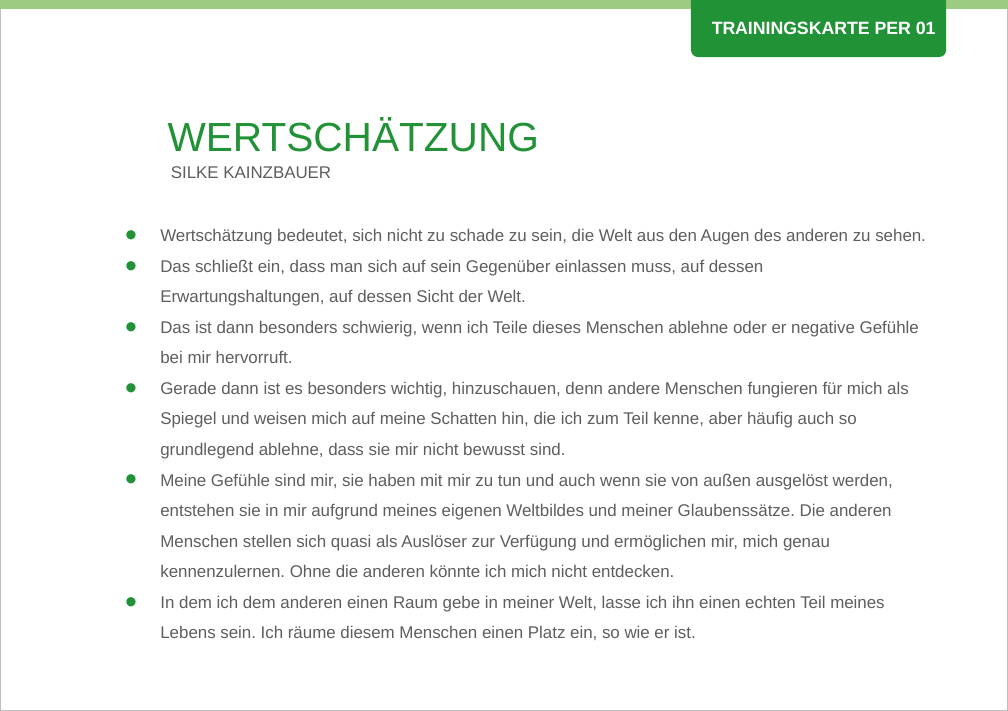
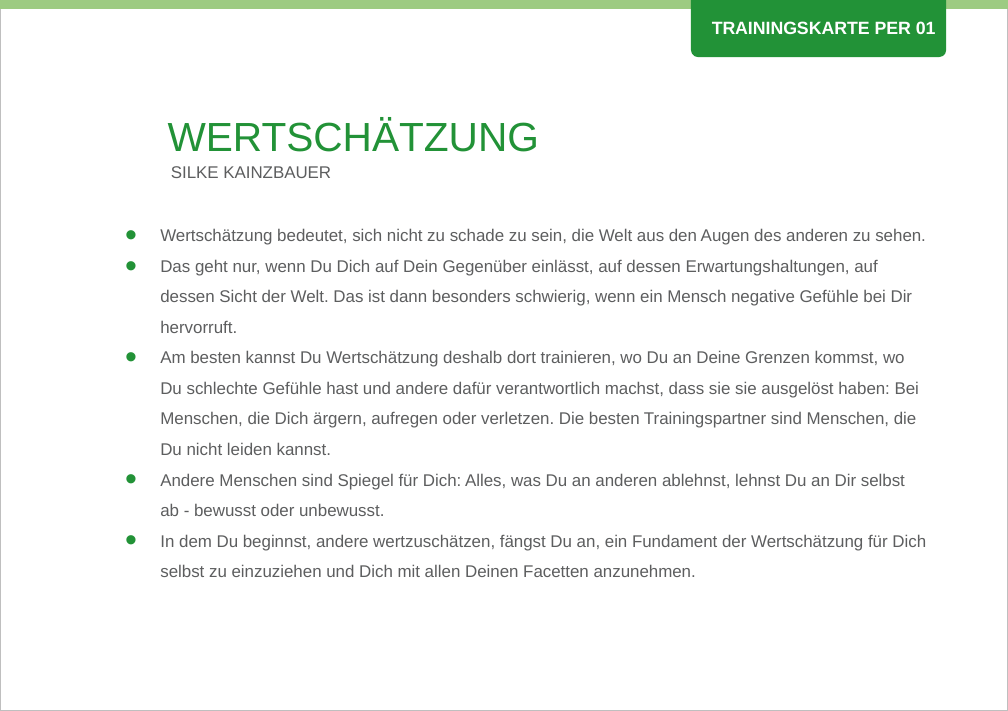
Before and after one commit to Teamtool/training-materials, a slide deck: slide 1 of training-cards/emotional erwachsen/Perception (PER)/ger/apprentice/ger_PER_01_Wertschätzung_EE_A.pptx. Drawn at 1008x711 pixels with LibreOffice and Linux fonts; fonts in the diff are those of the drawing; background and template pictures are left out. Boxes give left, top, right and bottom in pixels: in the first picture for what was removed or moved away, otherwise in the second. Text is boxed around its words. In the diff, an @@ line names an element or a change of style, - is before the commit and + after.

```diff
--- a/training-cards/emotional erwachsen/Perception (PER)/ger/apprentice/ger_PER_01_Wertschätzung_EE_A.pptx
+++ b/training-cards/emotional erwachsen/Perception (PER)/ger/apprentice/ger_PER_01_Wertschätzung_EE_A.pptx
@@ text at <box>160,259,926,577</box>: text changed @@
-• Das schließt ein, dass man sich auf sein Gegenüber einlassen muss, auf dessen Erwartungshaltungen, auf dessen Sicht der Welt.
-• Das ist dann besonders schwierig, wenn ich Teile dieses Menschen ablehne oder er negative Gefühle bei mir hervorruft.
-• Gerade dann ist es besonders wichtig, hinzuschauen, denn andere Menschen fungieren für mich als Spiegel und weisen mich auf meine Schatten hin, die ich zum Teil kenne, aber häufig auch so grundlegend ablehne, dass sie mir nicht bewusst sind.
-• Meine Gefühle sind mir, sie haben mit mir zu tun und auch wenn sie von außen ausgelöst werden, entstehen sie in mir aufgrund meines eigenen Weltbildes und meiner Glaubenssätze. Die anderen Menschen stellen sich quasi als Auslöser zur Verfügung und ermöglichen mir, mich genau kennenzulernen. Ohne die anderen könnte ich mich nicht entdecken.
-• In dem ich dem anderen einen Raum gebe in meiner Welt, lasse ich ihn einen echten Teil meines Lebens sein. Ich räume diesem Menschen einen Platz ein, so wie er ist.
+• Das geht nur, wenn Du Dich auf Dein Gegenüber einlässt, auf dessen Erwartungshaltungen, auf dessen Sicht der Welt. Das ist dann besonders schwierig, wenn ein Mensch negative Gefühle bei Dir hervorruft.
+• Am besten kannst Du Wertschätzung deshalb dort trainieren, wo Du an Deine Grenzen kommst, wo Du schlechte Gefühle hast und andere dafür verantwortlich machst, dass sie sie ausgelöst haben: Bei Menschen, die Dich ärgern, aufregen oder verletzen. Die besten Trainingspartner sind Menschen, die Du nicht leiden kannst.
+• Andere Menschen sind Spiegel für Dich: Alles, was Du an anderen ablehnst, lehnst Du an Dir selbst ab - bewusst oder unbewusst.
+• In dem Du beginnst, andere wertzuschätzen, fängst Du an, ein Fundament der Wertschätzung für Dich selbst zu einzuziehen und Dich mit allen Deinen Facetten anzunehmen.
```
Also in this commit, not shown: 1 other slide changed, 17 other files.
